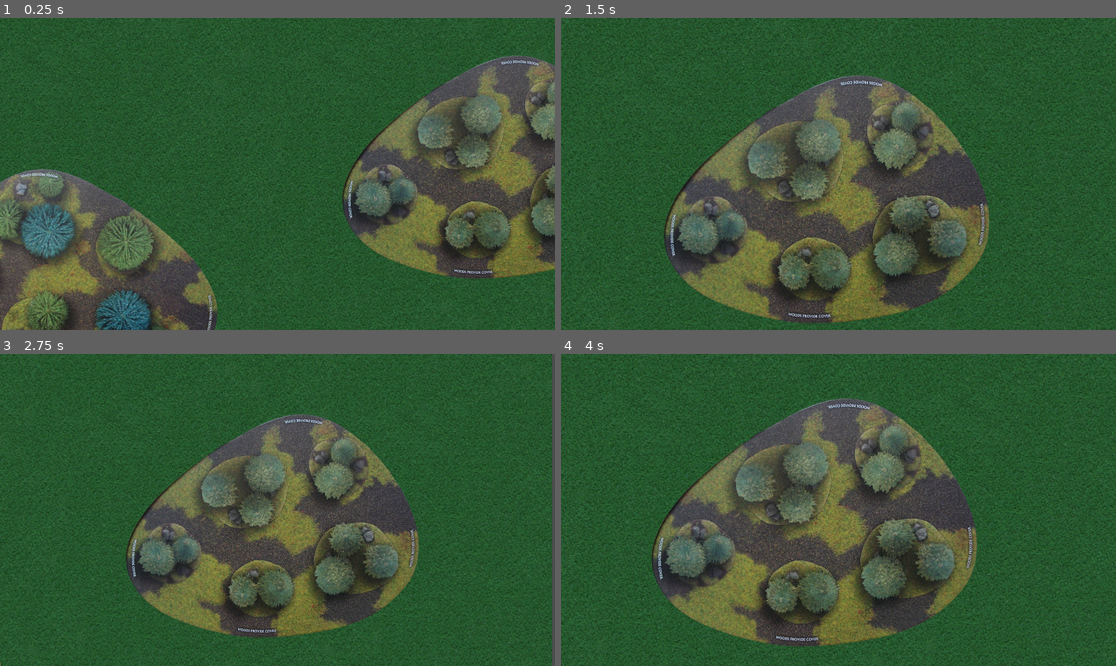
Above: before the commit, frames 1-4 (two rows, left to right).
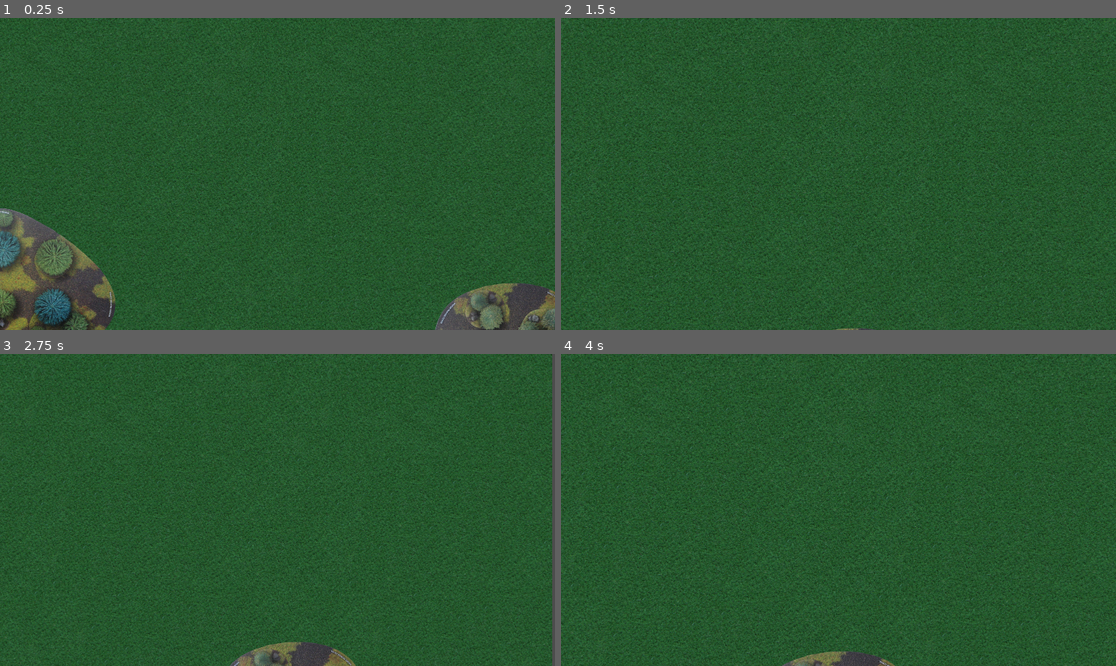
Above: after the commit, the same moments.

Repository: raulh39/Tanks2d
Game: Godot game, scene res://Scenes/Main.tscn
Same seed, same stepped clock (60 frames per second), same inputs: the game is played once before the commit and once after it.
Inputs (mouse positions are in pixels of both pictures, inside the frame that each line leads up to):
- Up to frame 1 (0.25 s): no input
- Up to frame 2 (1.5 s): tap Enter at 0.5 s; move the mouse to (960, 158) at 0.52 s; hold Middle mouse button (cam_drag) 0.53-1.28 s; tap Space at 1.25 s; move the mouse to (727, 189) at 1.27 s; tap Mouse wheel up (cam_zoom_in) at 1.35 s
- Up to frame 3 (2.75 s): tap Enter at 2 s; move the mouse to (333, 441) at 2.02 s; tap Mouse wheel down (cam_zoom_out) at 2.1 s
- Up to frame 4 (4 s): tap Space at 2.75 s; move the mouse to (810, 572) at 2.77 s; tap Middle mouse button (cam_drag) at 2.85 s; tap Enter at 3.5 s; move the mouse to (1005, 556) at 3.52 s; tap Mouse wheel up (cam_zoom_in) at 3.6 s

The runs differ from the first frame. In frame 1, 37% of the frame differs, in the area x 0-100%, y 12-100%; in frame 2, 33%; in frame 3, 28%; in frame 4, 34%.

Commit message:
CHange scale and organization of woods

Diff:
--- a/Scenes/Main.tscn
+++ b/Scenes/Main.tscn
@@ -1,8 +1,7 @@
-[gd_scene load_steps=4 format=2]
+[gd_scene load_steps=3 format=2]
 
 [ext_resource path="res://Scenes/Map.tscn" type="PackedScene" id=1]
 [ext_resource path="res://Code/MainCamera.gd" type="Script" id=2]
-[ext_resource path="res://Scenes/Woods/Woods02.tscn" type="PackedScene" id=3]
 
 [node name="Main" type="Node2D"]
 
@@ -18,6 +17,3 @@
 drag_margin_h_enabled = false
 drag_margin_v_enabled = false
 script = ExtResource( 2 )
-
-[node name="Woods02" parent="." instance=ExtResource( 3 )]
-position = Vector2( 2395.75, 1064.78 )
--- a/Scenes/Map.tscn
+++ b/Scenes/Map.tscn
@@ -1,7 +1,8 @@
-[gd_scene load_steps=3 format=2]
+[gd_scene load_steps=4 format=2]
 
 [ext_resource path="res://Assets/Terrain/terrain_00_bg.jpg" type="Texture" id=1]
 [ext_resource path="res://Scenes/Woods/Woods01.tscn" type="PackedScene" id=2]
+[ext_resource path="res://Scenes/Woods/Woods02.tscn" type="PackedScene" id=3]
 
 [node name="Map" type="Node2D"]
 
@@ -12,4 +13,8 @@
 region_rect = Rect2( 0, 0, 3364, 3364 )
 
 [node name="Woods01" parent="." instance=ExtResource( 2 )]
-position = Vector2( 950.695, 1457.73 )
+position = Vector2( 766.895, 1464.07 )
+
+[node name="Woods02" parent="." instance=ExtResource( 3 )]
+position = Vector2( 2414.77, 1761.96 )
+rotation = -0.991188
--- a/Scenes/Woods/Woods01.tscn
+++ b/Scenes/Woods/Woods01.tscn
@@ -3,7 +3,7 @@
 [ext_resource path="res://Assets/Terrain/woods_01.png" type="Texture" id=1]
 
 [node name="Woods01" type="Node2D"]
-scale = Vector2( 0.75, 0.75 )
+scale = Vector2( 0.5, 0.5 )
 
 [node name="Sprite_Woods01" type="Sprite" parent="."]
 texture = ExtResource( 1 )
--- a/Scenes/Woods/Woods02.tscn
+++ b/Scenes/Woods/Woods02.tscn
@@ -3,7 +3,7 @@
 [ext_resource path="res://Assets/Terrain/woods_02.png" type="Texture" id=1]
 
 [node name="Woods02" type="Node2D"]
-scale = Vector2( 0.75, 0.75 )
+scale = Vector2( 0.5, 0.5 )
 
 [node name="Sprite_Woods02" type="Sprite" parent="."]
 texture = ExtResource( 1 )
